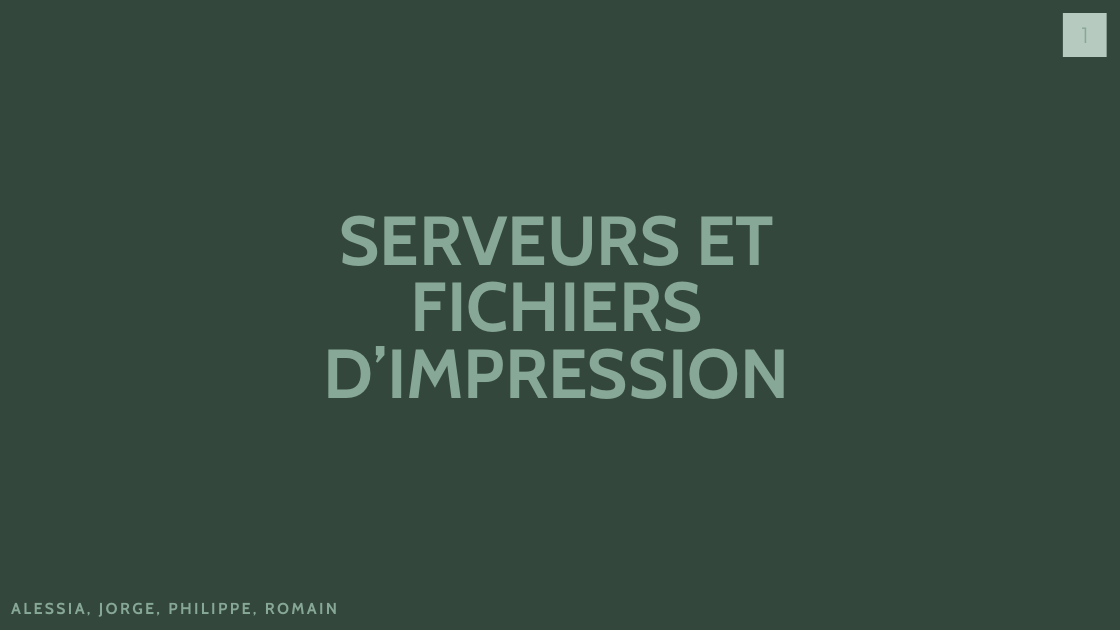
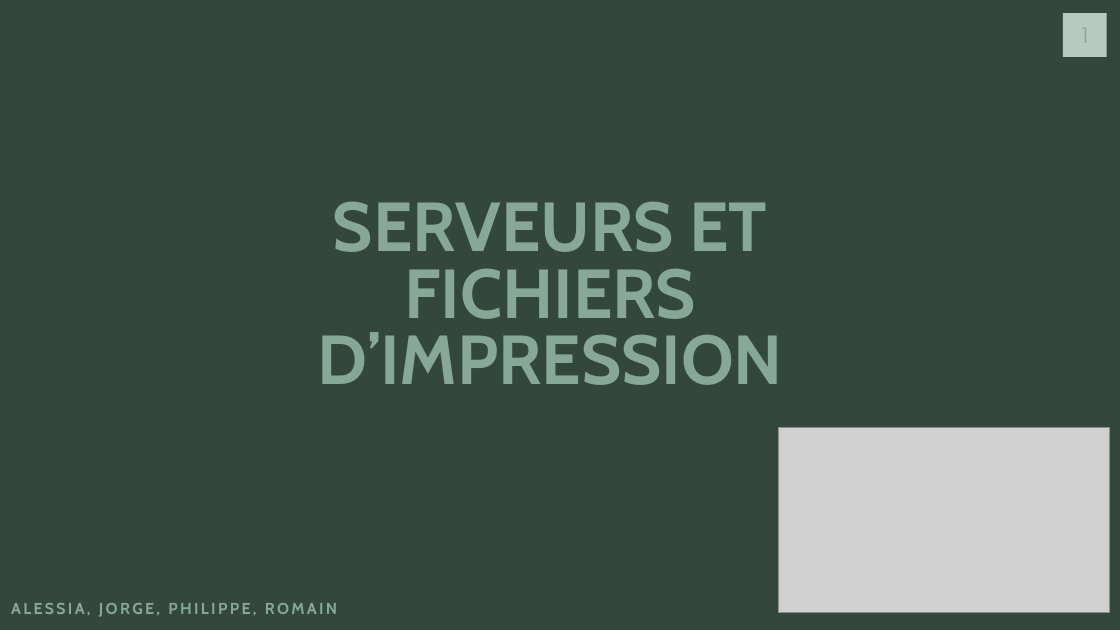
Before and after one commit to J0rg321/Serveur_Fichiers_ICT-123, a slide deck: slide 1 of SERVEUR ET FICHIERS D’IMPRESSION.pptx. Drawn at 1120x630 pixels with LibreOffice and Linux fonts; fonts in the diff are those of the drawing; grey boxes stand for pictures. Boxes give left, top, right and bottom in pixels: in the first picture for what was removed or moved away, otherwise in the second. Text is boxed around its words. In the diff, an @@ line names an element or a change of style, - is before the commit and + after.

```diff
--- a/SERVEUR ET FICHIERS D’IMPRESSION.pptx
+++ b/SERVEUR ET FICHIERS D’IMPRESSION.pptx
@@ title "SERVEURS ET FICHIERS D’IMPRESSION": place and size @@
-title "SERVEURS ET FICHIERS D’IMPRESSION" at (324,215,790,399)
+title "SERVEURS ET FICHIERS D’IMPRESSION" at (317,201,783,385)
@@ picture added at (778,428,1109,613) @@
```
Also in this commit, not shown: 6 other slides changed.
